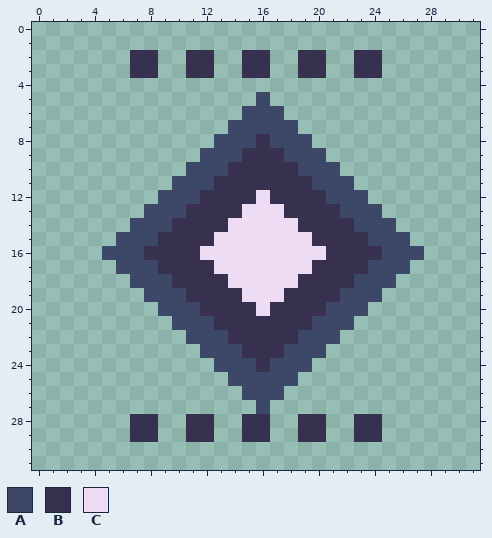
A pixel-art file gets an edit: game/assets/source/original_procedural/rarity_mythic.aseprite. Above, as it was before the edit.
32x32 pixels, 1 frame.
Palette (. is transparent): A #3d4868  B #37314f  C #eedcf4
Pixels before, first column x 5:
 2 ..BB..BB..BB..BB..BB...
 3 ..BB..BB..BB..BB..BB...
 4 .......................
 5 ...........A...........
 6 ..........AAA..........
 7 .........AAAAA.........
 8 ........AAABAAA........
 9 .......AAABBBAAA.......
10 ......AAABBBBBAAA......
11 .....AAABBBBBBBAAA.....
12 ....AAABBBBCBBBBAAA....
13 ...AAABBBBCCCBBBBAAA...
14 ..AAABBBBCCCCCBBBBAAA..
15 .AAABBBBCCCCCCCBBBBAAA.
16 AAABBBBCCCCCCCCCBBBBAAA
17 .AAABBBBCCCCCCCBBBBAAA.
18 ..AAABBBBCCCCCBBBBAAA..
19 ...AAABBBBCCCBBBBAAA...
20 ....AAABBBBCBBBBAAA....
21 .....AAABBBBBBBAAA.....
22 ......AAABBBBBAAA......
23 .......AAABBBAAA.......
24 ........AAABAAA........
25 .........AAAAA.........
26 ..........AAA..........
27 ...........A...........
28 ..BB..BB..BB..BB..BB...
29 ..BB..BB..BB..BB..BB...
Once edited:
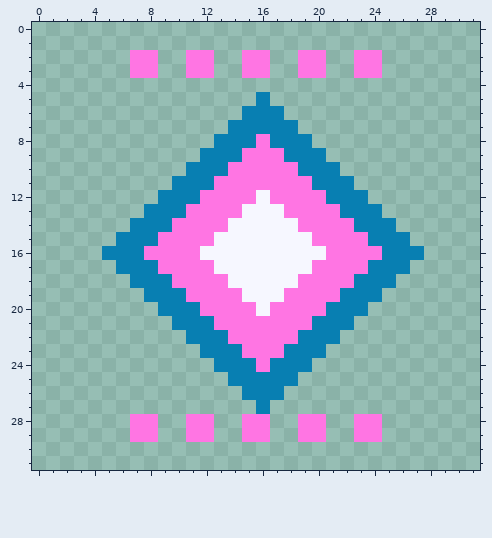
From old to new:
{"colour":"A","old":"#3d4868","new":"#087fb2"}
{"colour":"B","old":"#37314f","new":"#ff75e3"}
{"colour":"C","old":"#eedcf4","new":"#f6f7ff"}
